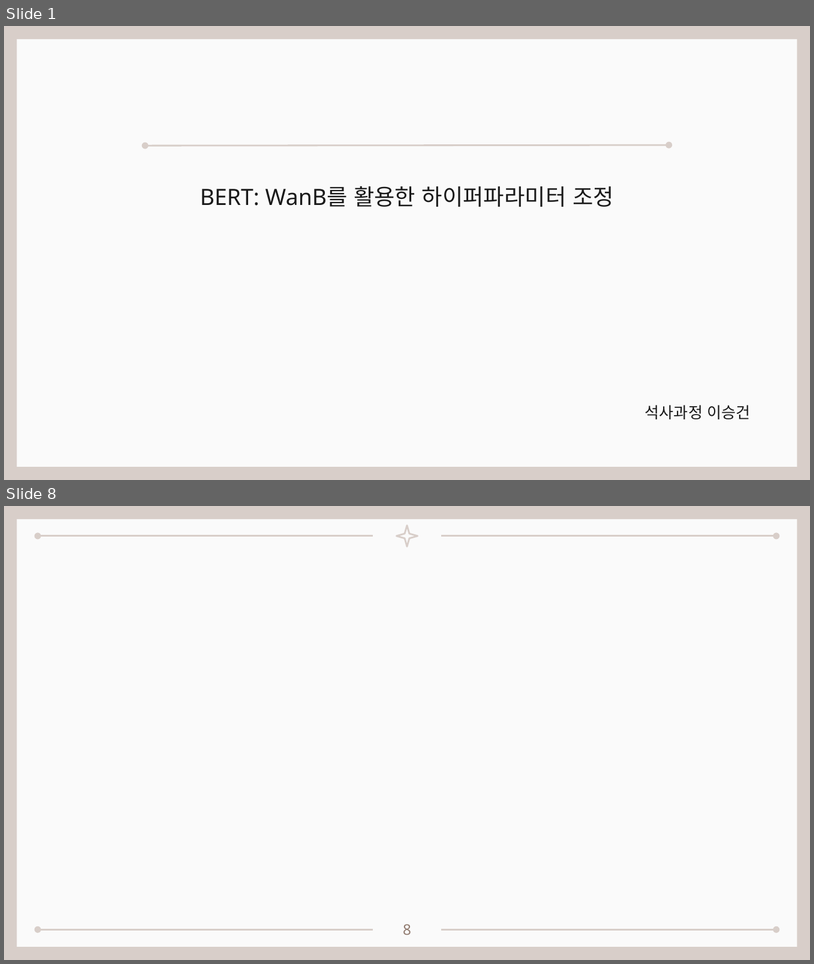
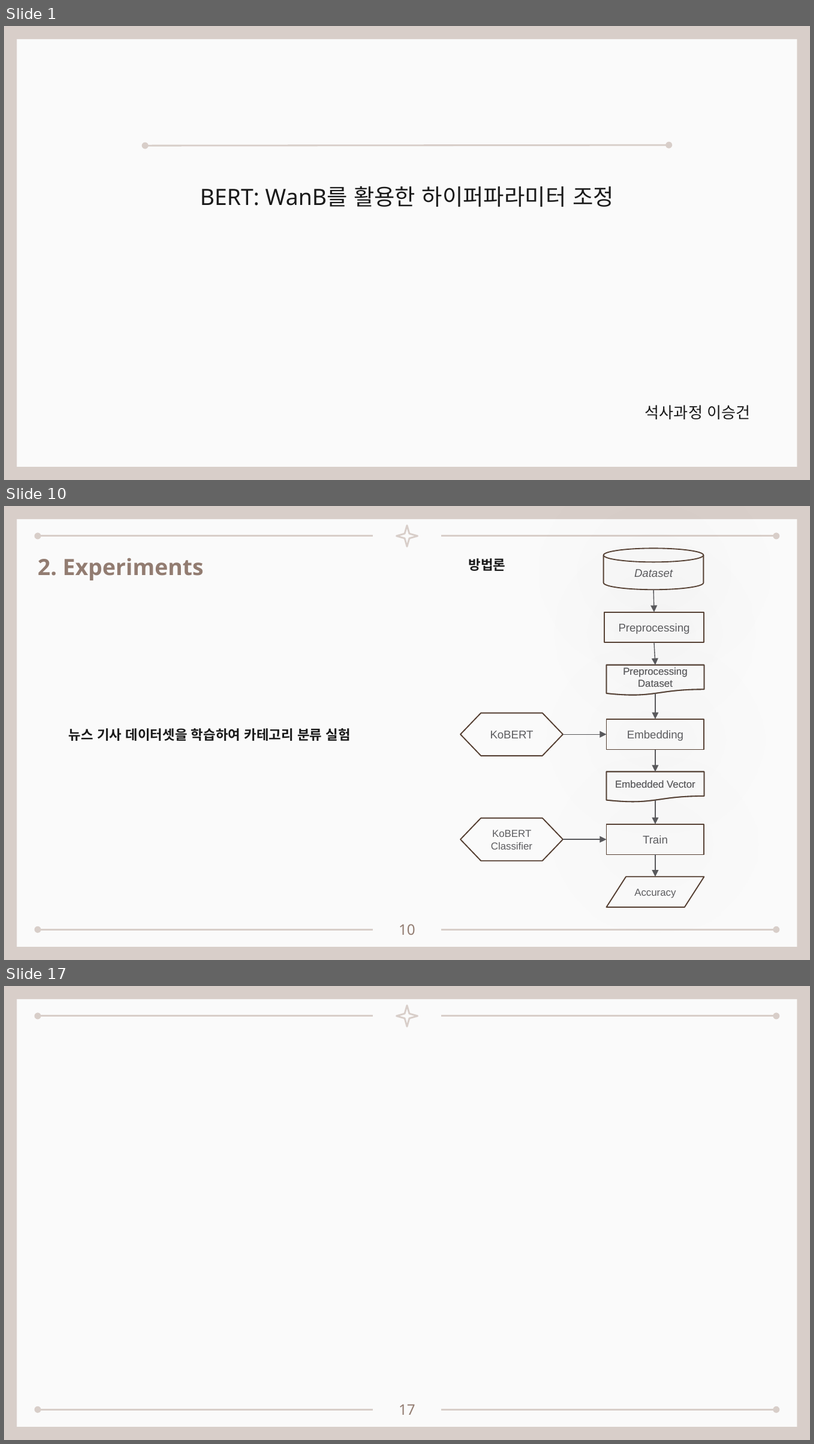
Before and after one commit to seungdeng/DELab, a slide deck: PPT/DSLab_이승건_BERT멘토링발표.pptx. Shown one above the other, each under a label of ours: slides 1 and 8 before the commit, slides 1, 10 and 17 after it; the slides between them are not shown. The pictures are 814x964 and 814x1444 pixels, drawn with LibreOffice and Linux fonts; fonts in the diff are those of the drawing. Boxes give left, top, right and bottom in pixels: in the first picture for what was removed or moved away, otherwise in the second. Text is boxed around its words. In the diff, an @@ line names an element or a change of style, - is before the commit and + after.

```diff
--- a/PPT/DSLab_이승건_BERT멘토링발표.pptx
+++ b/PPT/DSLab_이승건_BERT멘토링발표.pptx
@@ slide 10 added at [4,506,810,960], background #D8CEC9; not listed: 6 template elements that a slide beside it also shows @@
@@ text added at [38,558,204,580], 20 pt, text #927C71, bold @@
+2. Experiments
@@ text added at [469,558,506,571], 12 pt, text #191919, bold @@
+방법론
@@ cylinder added at [604,548,704,589], outline #584337 1 pt, 10 pt, text #5C5C5F, italic @@
+Dataset
@@ arrow added from (654, 590) to (655, 612), #5A5A5D 0.75 pt @@
@@ rectangle added at [605,612,705,642], outline #584337 1 pt, 10 pt, text #5C5C5F @@
+Preprocessing
@@ arrow added from (655, 642) to (656, 665), #5A5A5D 0.75 pt @@
@@ flow chart document added at [606,665,704,696], outline #584337 1 pt, 9 pt, text #5C5C5F @@
+Preprocessing
+Dataset
@@ arrow added from (656, 693) to (656, 719), #5A5A5D 0.75 pt @@
@@ flow chart preparation added at [461,712,563,755], outline #543E31 1 pt, 10 pt, text #5C5C5F @@
+KoBERT
@@ rectangle added at [606,719,704,750], outline #584337 1 pt, 10 pt, text #5C5C5F @@
+Embedding
@@ text added at [69,728,351,741], 12 pt, text #191919, bold @@
+뉴스 기사 데이터셋을 학습하여 카테고리 분류 실험
@@ arrow added from (563, 734) to (606, 734), #5A5A5D 0.75 pt @@
@@ arrow added from (656, 750) to (656, 771), #5A5A5D 0.75 pt @@
@@ flow chart document added at [606,771,704,802], outline #584337 1 pt, 9 pt, text #5C5C5F @@
+Embedded Vector
@@ arrow added from (656, 799) to (656, 824), #5A5A5D 0.75 pt @@
@@ flow chart preparation added at [461,818,563,861], outline #543E31 1 pt, 9 pt, text #5C5C5F @@
+KoBERT Classifier
@@ rectangle added at [606,824,704,855], outline #584337 1 pt, 10 pt, text #5C5C5F @@
+Train
@@ arrow added from (563, 839) to (606, 839), #5A5A5D 0.75 pt @@
@@ arrow added from (656, 855) to (656, 876), #5A5A5D 0.75 pt @@
@@ flow chart input output added at [606,876,704,907], outline #543E31 1 pt, 9 pt, text #5C5C5F @@
+Accuracy
@@ page number added at [399,924,416,934], 13 pt, text #927C71 @@
+10
@@ what was slide 8 is now slide 17 @@
@@ page number at [399,1404,416,1414]: text changed @@
-8
+17
```
Also in this commit, not shown: 1 slide changed, 13 other slides added, 5 slides removed, 3 other files.
